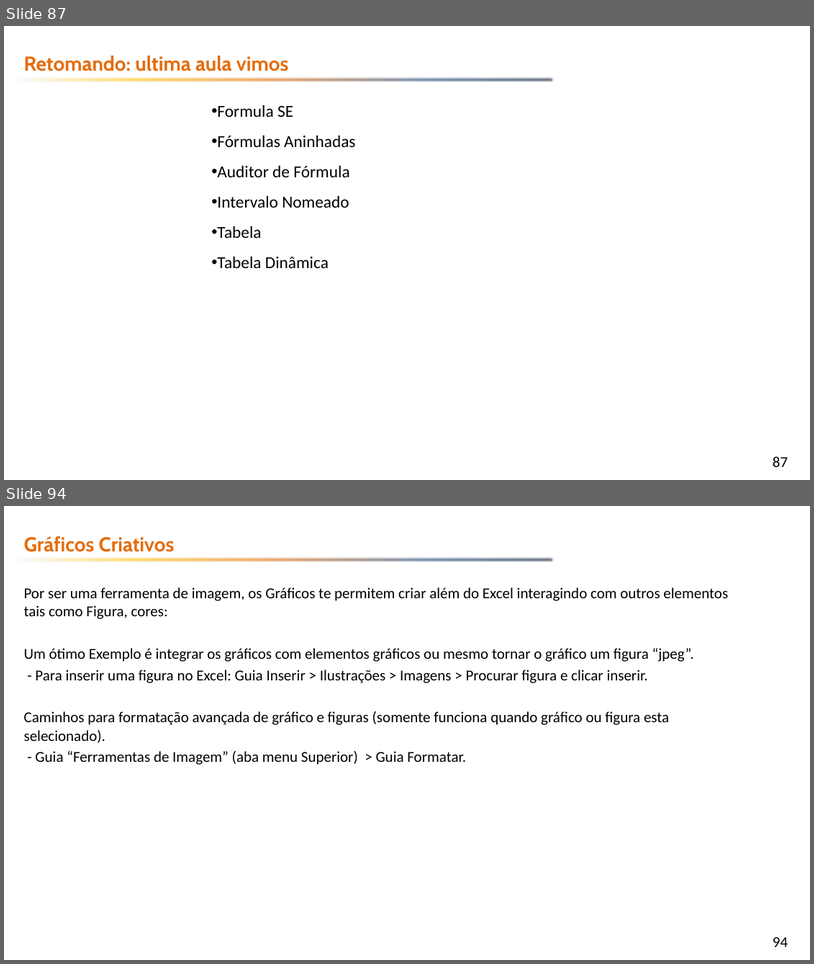
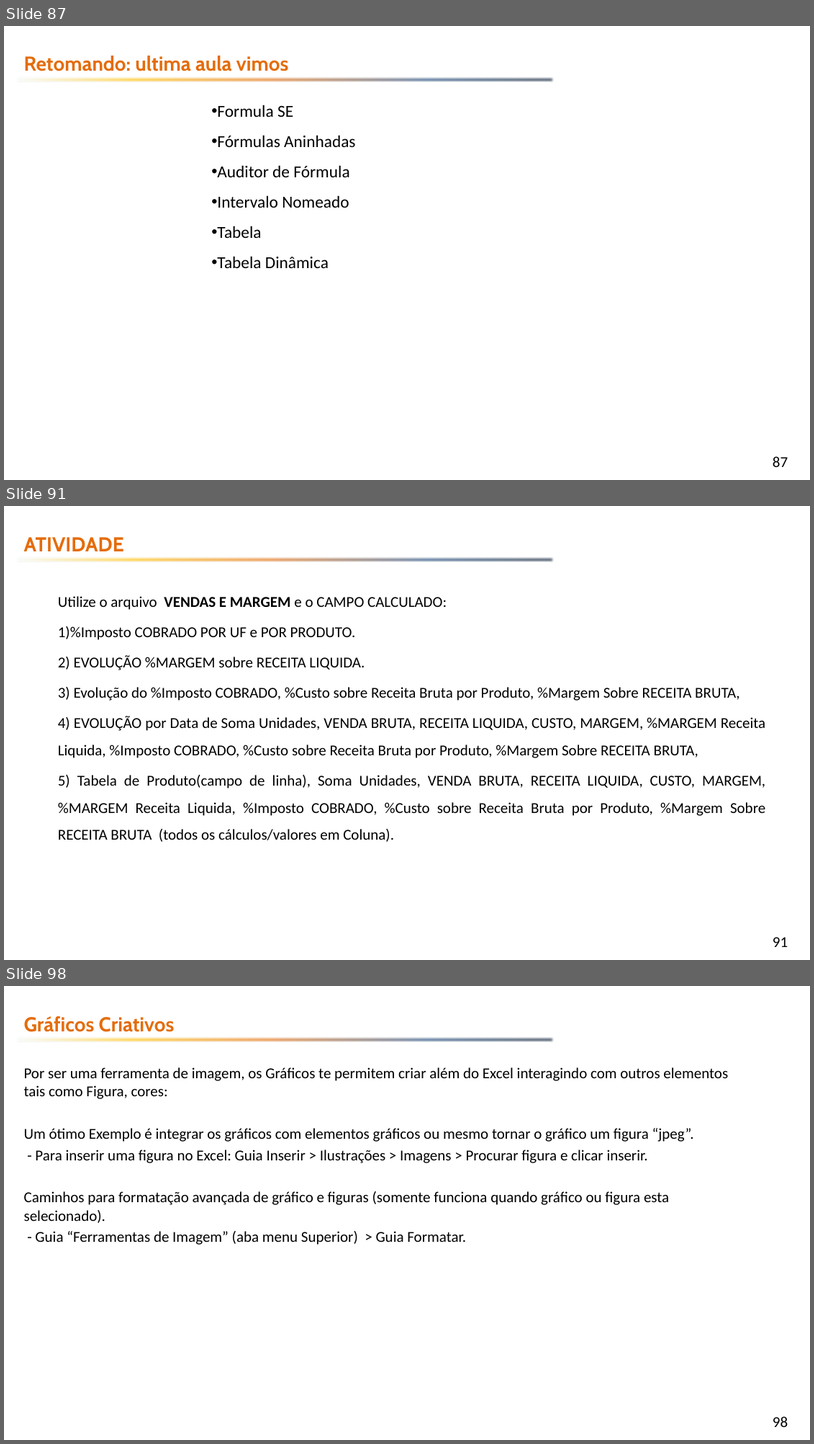
Before and after one commit to emerson-fenrir/Excel_Basico, a slide deck: Professor/Aula3.pptx. Shown one above the other, each under a label of ours: slides 87 and 94 before the commit, slides 87, 91 and 98 after it; the slides between them are not shown. The pictures are 814x964 and 814x1444 pixels, drawn with LibreOffice and Linux fonts; fonts in the diff are those of the drawing; background and template pictures are left out. Boxes give left, top, right and bottom in pixels: in the first picture for what was removed or moved away, otherwise in the second. Text is boxed around its words. In the diff, an @@ line names an element or a change of style, - is before the commit and + after.

```diff
--- a/Professor/Aula3.pptx
+++ b/Professor/Aula3.pptx
@@ slide 91 added at [4, 506, 810, 960], background picture (left out); not listed: 2 template elements that a slide beside it also shows @@
@@ text added at [24, 537, 124, 551], 24 pt, text #E46C0A, bold @@
+ATIVIDADE
@@ text added at [58, 596, 766, 842], 18 pt, text #000000 @@
+Utilize o arquivo VENDAS E MARGEM e o CAMPO CALCULADO:
+1)%Imposto COBRADO POR UF e POR PRODUTO.
+2) EVOLUÇÃO %MARGEM sobre RECEITA LIQUIDA.
+3) Evolução do %Imposto COBRADO, %Custo sobre Receita Bruta por Produto, %Margem Sobre RECEITA BRUTA,
+4) EVOLUÇÃO por Data de Soma Unidades, VENDA BRUTA, RECEITA LIQUIDA, CUSTO, MARGEM, %MARGEM Receita Liquida, %Imposto COBRADO, %Custo sobre Receita Bruta por Produto, %Margem Sobre RECEITA BRUTA,
+5) Tabela de Produto(campo de linha), Soma Unidades, VENDA BRUTA, RECEITA LIQUIDA, CUSTO, MARGEM, %MARGEM Receita Liquida, %Imposto COBRADO, %Custo sobre Receita Bruta por Produto, %Margem Sobre RECEITA BRUTA (todos os cálculos/valores em Coluna).
@@ what was slide 94 is now slide 98 @@
@@ page number at [773, 1416, 788, 1427]: text changed @@
-94
+98
```
Also in this commit, not shown: 4 slides changed, 3 other slides added, 9 other files.
